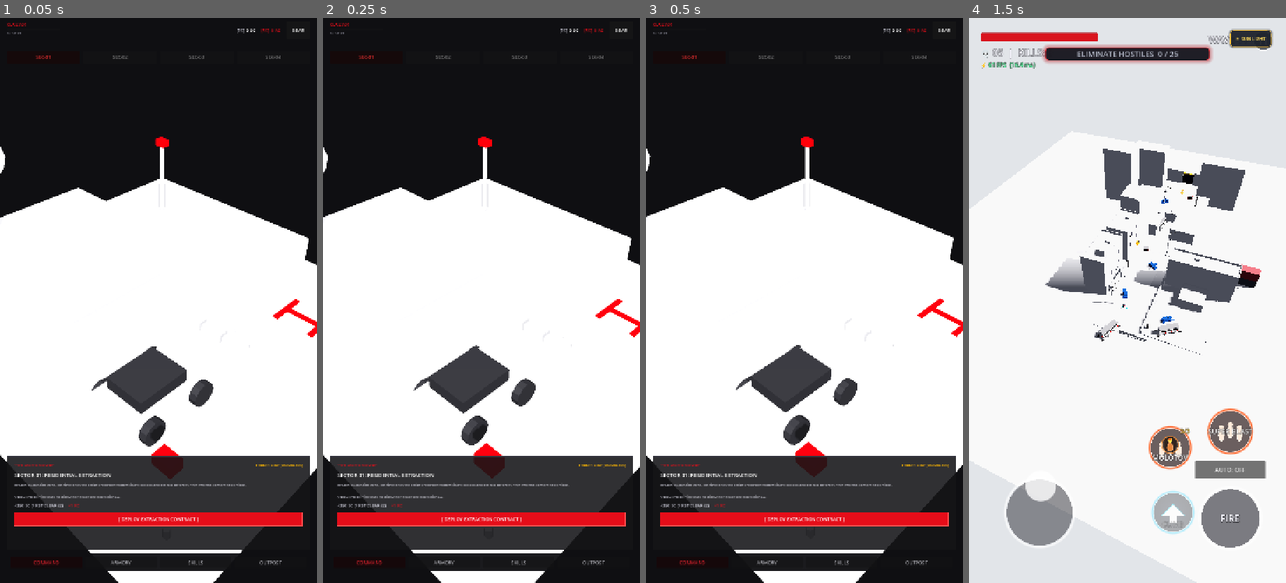
Above: before the commit, frames 1-4 (left to right).
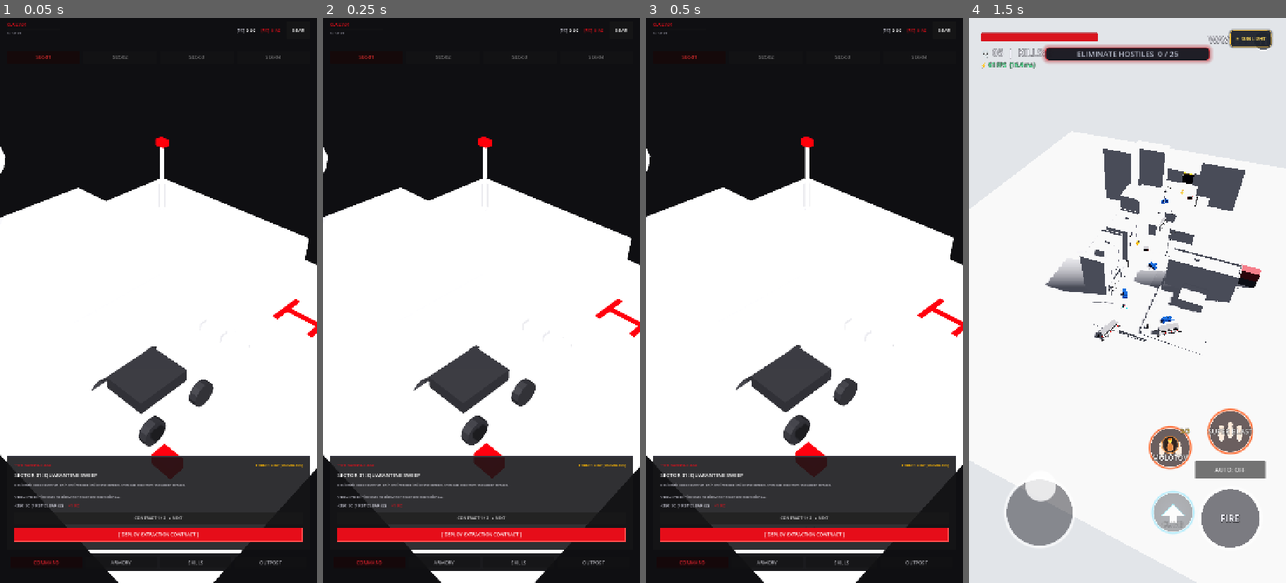
Above: after the commit, the same moments.

Repository: saitejatalari7/Zombie
Game: Godot game, scene res://scenes/ui/outpost_hub.tscn
Same seed, same stepped clock (60 frames per second), same inputs: the game is played once before the commit and once after it.
Inputs (mouse positions are in pixels of both pictures, inside the frame that each line leads up to):
- Up to frame 1 (0.05 s): no input
- Up to frame 2 (0.25 s): no input
- Up to frame 3 (0.5 s): no input
- Up to frame 4 (1.5 s): click "[ DEPLOY EXTRACTION CONTRACT ]" at 0.5 s; tap Enter at 1.25 s; drag from (1038, 515) to (1159, 176) at 1.27 s

The runs differ from the first frame. In frame 1, 4.8% of the frame differs, in the area x 4-96%, y 79-93%; in frame 2, 4.8%; in frame 3, 4.8%; in frame 4, nothing differs.

Commit message:
M1.3: Job system + Asset Recovery contract
- Contracts are now a list per sector; each names a "job". The Command
  Board gets a "CONTRACT x / y > NEXT" button to pick between them
- New scripts/jobs/: MissionJob base (objective + HUD status only; main.gd
  keeps the shared LZ / evac / debrief / death flow), KillQuotaJob (the
  existing sweep loop) and AssetRecoveryJob
- Asset Recovery: the flight recorder spawns at a random ObjectiveSpawns
  marker with an amber beacon; the HUD shows its distance; picking it up
  unlocks the LZ and slows the carrier
- Runners stop following blood scent and hunt the player while the
  recorder is carried
- Sector 1 now offers "Quarantine Sweep" and "Flight Recorder Recovery"
- Payouts and debrief use the deployed contract, not the sector default

Co-Authored-By: Claude Opus 5.5 <noreply@anthropic.com>
Claude-Session: https://claude.ai/code/session_01BT3vCbPdC4aKLDQCTu5m96

Diff:
--- a/scripts/game_manager.gd
+++ b/scripts/game_manager.gd
@@ -24,53 +24,83 @@
 const SAVE_KEY := "CR1MS0N_PR0T0C0L_K3Y"
 const SAVE_VERSION := 2
 
-## Contract dossiers per Sector. Single source of truth for the Command Board
-## text AND the actual payout, so the hub can never advertise one reward and pay another.
+## Contract dossiers per Sector (a list: the Command Board lets the player pick one).
+## Single source of truth for the board text AND the actual payout, so the hub can
+## never advertise one reward and pay another. "job" selects the MissionJob script.
 const CONTRACTS: Dictionary = {
-	1: {
-		"title": "SECTOR 01: RESIDENTIAL EXTRACTION",
-		"desc": "Breach quarantine zone. Retrieve encrypted flight recorder from military lockbox and extract before runner swarms corner the corridor.",
-		"type": "TYPE: ASSET RECOVERY",
-		"threat": "THREAT: LOW [SHAMBLERS]",
-		"payout_sc": 350,
-		"payout_rc": 1,
-		"xp": 120,
-		"kills_required": 25,
-		"is_night": false,
-	},
-	2: {
-		"title": "SECTOR 02: COMMERCIAL TRANSIT RESCUE",
-		"desc": "Locate barricaded survivor medic in transit terminal. Escort VIP to helipad across high-density runner corridors.",
-		"type": "TYPE: VIP ESCORT",
-		"threat": "THREAT: MEDIUM [RUNNERS]",
-		"payout_sc": 600,
-		"payout_rc": 2,
-		"xp": 260,
-		"kills_required": 35,
-		"is_night": false,
-	},
-	3: {
-		"title": "SECTOR 03: BLACKOUT SILO PURGE",
-		"desc": "Night Operations mandatory. Restore power to emergency generators using gun torch, purge Crimson Boss, extract via flare.",
-		"type": "TYPE: NIGHT PURGE",
-		"threat": "THREAT: SEVERE [NIGHT OPS]",
-		"payout_sc": 950,
-		"payout_rc": 3,
-		"xp": 450,
-		"kills_required": 45,
-		"is_night": true,
-	},
-	4: {
-		"title": "SECTOR 04: CRIMSON BIO-COMPLEX",
-		"desc": "Infiltrate deep containment lab. Plant centrifuge extractors on biomass nodes, defend against 3-wave containment breach, harvest cores.",
-		"type": "TYPE: BIO-LAB HARVEST",
-		"threat": "THREAT: CRITICAL [BOSS BREACH]",
-		"payout_sc": 1500,
-		"payout_rc": 6,
-		"xp": 700,
-		"kills_required": 60,
-		"is_night": false,
-	},
+	1: [
+		{
+			"id": "s1_sweep",
+			"job": "kill_quota",
+			"title": "SECTOR 01: QUARANTINE SWEEP",
+			"desc": "Residential block overrun. Thin the infected inside the cordon, then call evac from the upper terrace.",
+			"type": "TYPE: SWEEP & CLEAR",
+			"threat": "THREAT: LOW [SHAMBLERS]",
+			"payout_sc": 350,
+			"payout_rc": 1,
+			"xp": 120,
+			"kills_required": 25,
+			"is_night": false,
+		},
+		{
+			"id": "s1_recovery",
+			"job": "asset_recovery",
+			"title": "SECTOR 01: FLIGHT RECORDER RECOVERY",
+			"desc": "Retrieve the encrypted flight recorder from the quarantine zone and extract before runner swarms corner you. Carrying it slows you down and draws the runners.",
+			"type": "TYPE: ASSET RECOVERY",
+			"threat": "THREAT: LOW [RUNNERS HUNT CARRIER]",
+			"payout_sc": 420,
+			"payout_rc": 2,
+			"xp": 150,
+			"kills_required": 0,
+			"is_night": false,
+		},
+	],
+	2: [
+		{
+			"id": "s2_rescue",
+			"job": "kill_quota",
+			"title": "SECTOR 02: COMMERCIAL TRANSIT RESCUE",
+			"desc": "Locate barricaded survivor medic in transit terminal. Escort VIP to helipad across high-density runner corridors.",
+			"type": "TYPE: VIP ESCORT",
+			"threat": "THREAT: MEDIUM [RUNNERS]",
+			"payout_sc": 600,
+			"payout_rc": 2,
+			"xp": 260,
+			"kills_required": 35,
+			"is_night": false,
+		},
+	],
+	3: [
+		{
+			"id": "s3_purge",
+			"job": "kill_quota",
+			"title": "SECTOR 03: BLACKOUT SILO PURGE",
+			"desc": "Night Operations mandatory. Restore power to emergency generators using gun torch, purge Crimson Boss, extract via flare.",
+			"type": "TYPE: NIGHT PURGE",
+			"threat": "THREAT: SEVERE [NIGHT OPS]",
+			"payout_sc": 950,
+			"payout_rc": 3,
+			"xp": 450,
+			"kills_required": 45,
+			"is_night": true,
+		},
+	],
+	4: [
+		{
+			"id": "s4_harvest",
+			"job": "kill_quota",
+			"title": "SECTOR 04: CRIMSON BIO-COMPLEX",
+			"desc": "Infiltrate deep containment lab. Plant centrifuge extractors on biomass nodes, defend against 3-wave containment breach, harvest cores.",
+			"type": "TYPE: BIO-LAB HARVEST",
+			"threat": "THREAT: CRITICAL [BOSS BREACH]",
+			"payout_sc": 1500,
+			"payout_rc": 6,
+			"xp": 700,
+			"kills_required": 60,
+			"is_night": false,
+		},
+	],
 }
 
 ## Per-kill bounty (SC, unbanked until extraction) and XP.
@@ -227,13 +257,26 @@
 
 
 # ─── In-Run Loot & Combat Tracking ─────────────────────────────────────────────
-func get_contract(sector_id: int) -> Dictionary:
+func get_contracts(sector_id: int) -> Array:
 	return CONTRACTS.get(sector_id, CONTRACTS[1])
 
 
+func get_contract(sector_id: int, index: int = 0) -> Dictionary:
+	var list := get_contracts(sector_id)
+	return list[clampi(index, 0, list.size() - 1)]
+
+
+## The contract being played: whatever the Command Board deployed, or the sector's
+## first contract when main.tscn is launched directly from the editor.
+func get_active_contract() -> Dictionary:
+	if not current_contract.is_empty():
+		return current_contract
+	return get_contract(current_sector)
+
+
 ## Contract SC payout after the Comms Array bonus (what the board should advertise).
-func get_contract_payout_sc(sector_id: int) -> int:
-	var base: int = get_contract(sector_id)["payout_sc"]
+func get_contract_payout_sc(contract: Dictionary) -> int:
+	var base: int = contract["payout_sc"]
 	var mult := 1.0 + COMMS_PAYOUT_BONUS_PER_TIER * float(get_outpost_level("comms_array"))
 	return int(round(float(base) * mult))
 
@@ -321,10 +364,10 @@
 	run_active = false
 
 	var sector := current_sector
-	var contract := get_contract(sector)
+	var contract := get_active_contract()
 	var first_clear := not is_sector_cleared(sector)
 	var mult := FIRST_CLEAR_MULTIPLIER if first_clear else 1
-	var contract_sc := get_contract_payout_sc(sector) * mult
+	var contract_sc := get_contract_payout_sc(contract) * mult
 	var contract_rc: int = contract["payout_rc"]
 	var contract_xp: int = int(contract["xp"]) * mult
 
@@ -381,7 +424,7 @@
 	return {
 		"success": success,
 		"sector": current_sector,
-		"title": get_contract(current_sector)["title"],
+		"title": get_active_contract()["title"],
 		"kills": in_run_kills.duplicate(),
 		"kill_count": get_run_kill_count(),
 	}
--- /dev/null
+++ b/scripts/jobs/asset_recovery_job.gd
@@ -0,0 +1,52 @@
+extends MissionJob
+class_name AssetRecoveryJob
+## Asset Recovery: the flight recorder spawns at a random "ObjectiveSpawns" marker.
+## Picking it up unlocks the LZ; while carried it slows the player (ObjectiveCase)
+## and runners hunt the carrier instead of following blood trails (Zombie).
+
+const CASE_SCENE := preload("res://scenes/objective_case.tscn")
+const OBJECTIVE_COLOR := Color(1.0, 0.72, 0.0)
+
+var case_node: ObjectiveCase = null
+var _status_timer: float = 0.0
+
+
+func start() -> void:
+	var spots := sector.get_marker_nodes("ObjectiveSpawns")
+	var pos: Vector3
+	if spots.is_empty():
+		push_warning("[AssetRecoveryJob] Sector has no ObjectiveSpawns markers; placing the case 20 m ahead of the player")
+		pos = player.global_position + Vector3(0.0, 0.0, -20.0)
+	else:
+		pos = spots[randi() % spots.size()].global_position
+
+	case_node = CASE_SCENE.instantiate()
+	sector.add_child(case_node)
+	case_node.global_position = pos
+	case_node.case_secured.connect(_on_case_secured)
+	case_node.add_child(make_beacon(Color(OBJECTIVE_COLOR, 0.3), 1.6))
+	_update_status()
+
+
+func _process(delta: float) -> void:
+	if met:
+		return
+	_status_timer -= delta
+	if _status_timer <= 0.0:
+		_status_timer = 0.25
+		_update_status()
+
+
+func _update_status() -> void:
+	if not is_instance_valid(case_node) or not is_instance_valid(player):
+		return
+	var dist := player.global_position.distance_to(case_node.global_position)
+	status_changed.emit("RECOVER THE FLIGHT RECORDER  ◆ %dm" % int(dist), OBJECTIVE_COLOR)
+
+
+func _on_case_secured(_p: Player) -> void:
+	_complete()
+
+
+func get_locked_hint() -> String:
+	return "Recover the flight recorder before evac"
--- /dev/null
+++ b/scripts/jobs/kill_quota_job.gd
@@ -0,0 +1,23 @@
+extends MissionJob
+class_name KillQuotaJob
+## Sweep & Clear: the LZ unlocks once the contract's kill quota is reached.
+
+var kills_required: int = 25
+
+
+func start() -> void:
+	kills_required = int(contract.get("kills_required", 25))
+	on_run_kills_changed(0)
+
+
+func on_run_kills_changed(run_kills: int) -> void:
+	if met:
+		return
+	if run_kills >= kills_required:
+		_complete()
+		return
+	status_changed.emit("ELIMINATE HOSTILES  %d / %d" % [run_kills, kills_required], Color.WHITE)
+
+
+func get_locked_hint() -> String:
+	return "Eliminate %d hostiles before evac" % kills_required
--- /dev/null
+++ b/scripts/jobs/mission_job.gd
@@ -0,0 +1,83 @@
+extends Node
+class_name MissionJob
+## MissionJob.gd
+## Base class for contract objectives. Main owns the shared mission flow
+## (LZ, evac, debrief, death); a job only decides when the LZ unlocks and
+## what the HUD objective pill says. Add a job type: subclass this and
+## register its id in create().
+
+signal objective_met()
+signal status_changed(text: String, color: Color)
+
+var contract: Dictionary = {}
+var sector: SectorBase = null
+var player: Player = null
+var met: bool = false
+
+
+static func create(job_id: String) -> MissionJob:
+	match job_id:
+		"asset_recovery":
+			return AssetRecoveryJob.new()
+	return KillQuotaJob.new()
+
+
+func setup(p_contract: Dictionary, p_sector: SectorBase, p_player: Player) -> void:
+	contract = p_contract
+	sector = p_sector
+	player = p_player
+
+
+## Called once the job is in the tree and the run has started.
+func start() -> void:
+	pass
+
+
+func on_run_kills_changed(_run_kills: int) -> void:
+	pass
+
+
+## Second line of the "LZ LOCKED" banner.
+func get_locked_hint() -> String:
+	return "Complete the objective before evac"
+
+
+func _complete() -> void:
+	if met:
+		return
+	met = true
+	objective_met.emit()
+
+
+## Translucent light column + ground pad used to mark objectives and the LZ.
+static func make_beacon(color: Color, pad_radius: float = 3.0) -> Node3D:
+	var root := Node3D.new()
+	root.name = "Beacon"
+	var mat := StandardMaterial3D.new()
+	mat.shading_mode = BaseMaterial3D.SHADING_MODE_UNSHADED
+	mat.transparency = BaseMaterial3D.TRANSPARENCY_ALPHA
+	mat.albedo_color = color
+	mat.cull_mode = BaseMaterial3D.CULL_DISABLED
+
+	var beam_mesh := CylinderMesh.new()
+	beam_mesh.top_radius = 0.6
+	beam_mesh.bottom_radius = 0.6
+	beam_mesh.height = 14.0
+	beam_mesh.material = mat
+	var beam := MeshInstance3D.new()
+	beam.mesh = beam_mesh
+	beam.position = Vector3(0.0, 7.0, 0.0)
+	beam.cast_shadow = GeometryInstance3D.SHADOW_CASTING_SETTING_OFF
+	root.add_child(beam)
+
+	var pad_mesh := CylinderMesh.new()
+	pad_mesh.top_radius = pad_radius
+	pad_mesh.bottom_radius = pad_radius
+	pad_mesh.height = 0.04
+	pad_mesh.material = mat
+	var pad := MeshInstance3D.new()
+	pad.mesh = pad_mesh
+	pad.position = Vector3(0.0, 0.05, 0.0)
+	pad.cast_shadow = GeometryInstance3D.SHADOW_CASTING_SETTING_OFF
+	root.add_child(pad)
+	return root
--- a/scripts/main.gd
+++ b/scripts/main.gd
@@ -23,7 +23,7 @@
 var active_sector_node: SectorBase = null
 
 # ─── Mission State ───
-var kills_required: int = 25
+var job: MissionJob = null
 var objective_complete: bool = false
 var mission_over: bool = false
 var extraction_area: Area3D = null
@@ -112,16 +112,23 @@
 
 		print("[Main] Sector %d loaded successfully: %s" % [sector_id, active_sector_node.sector_name])
 
-# ─── Mission Flow: clear quota → extraction unlocks → reach LZ → debrief ───
-func _start_mission(sector_id: int) -> void:
+# ─── Mission Flow: job objective → extraction unlocks → reach LZ → debrief ───
+func _start_mission(_sector_id: int) -> void:
 	var gm = get_node_or_null("/root/GameManager")
 	if not gm:
 		return
-	kills_required = gm.get_contract(sector_id)["kills_required"]
+	var contract: Dictionary = gm.get_active_contract()
 	gm.start_mission_run()
-	gm.in_run_kills_changed.connect(_on_run_kills_changed)
+
+	job = MissionJob.create(contract.get("job", "kill_quota"))
+	job.name = "MissionJob"
+	job.setup(contract, active_sector_node, player)
+	add_child(job)
+	job.status_changed.connect(_on_job_status_changed)
+	job.objective_met.connect(_on_objective_met)
+	gm.in_run_kills_changed.connect(job.on_run_kills_changed)
 	player.died.connect(_on_player_died)
-	_on_run_kills_changed(0)
+	job.start()
 
 func _configure_extraction_zone(area: Area3D) -> void:
 	# Player lives on physics layer 2; sector scenes only listened on layer 1.
@@ -141,49 +148,24 @@
 		area.add_child(col)
 
 	# Evac beacon: hidden until the contract objective is met
-	extraction_marker = Node3D.new()
+	extraction_marker = MissionJob.make_beacon(Color(1.0, 0.05, 0.12, 0.28))
 	extraction_marker.name = "EvacBeacon"
 	area.add_child(extraction_marker)
-	var mat := StandardMaterial3D.new()
-	mat.shading_mode = BaseMaterial3D.SHADING_MODE_UNSHADED
-	mat.transparency = BaseMaterial3D.TRANSPARENCY_ALPHA
-	mat.albedo_color = Color(1.0, 0.05, 0.12, 0.28)
-	mat.cull_mode = BaseMaterial3D.CULL_DISABLED
-	var beam_mesh := CylinderMesh.new()
-	beam_mesh.top_radius = 0.6
-	beam_mesh.bottom_radius = 0.6
-	beam_mesh.height = 14.0
-	beam_mesh.material = mat
-	var beam := MeshInstance3D.new()
-	beam.mesh = beam_mesh
-	beam.position = Vector3(0.0, 7.0, 0.0)
-	beam.cast_shadow = GeometryInstance3D.SHADOW_CASTING_SETTING_OFF
-	extraction_marker.add_child(beam)
-	var pad_mesh := CylinderMesh.new()
-	pad_mesh.top_radius = 3.0
-	pad_mesh.bottom_radius = 3.0
-	pad_mesh.height = 0.04
-	pad_mesh.material = mat
-	var pad := MeshInstance3D.new()
-	pad.mesh = pad_mesh
-	pad.position = Vector3(0.0, 0.05, 0.0)
-	pad.cast_shadow = GeometryInstance3D.SHADOW_CASTING_SETTING_OFF
-	extraction_marker.add_child(pad)
 	extraction_marker.visible = false
 
-func _on_run_kills_changed(run_kills: int) -> void:
+func _on_job_status_changed(text: String, color: Color) -> void:
+	if not objective_complete and not mission_over:
+		hud.set_mission_status(text, color)
+
+func _on_objective_met() -> void:
 	if objective_complete or mission_over:
 		return
-	if run_kills < kills_required:
-		hud.set_mission_status("ELIMINATE HOSTILES  %d / %d" % [run_kills, kills_required])
-		return
-
 	objective_complete = true
 	hud.set_mission_status("EVAC UNLOCKED — REACH THE LZ ▲", Color(1.0, 0.8, 0.1))
-	hud.show_banner("⚡ ZONE CLEARED — EVAC UNLOCKED", "Follow the red beacon to the extraction LZ ➔")
+	hud.show_banner("⚡ OBJECTIVE COMPLETE — EVAC UNLOCKED", "Follow the red beacon to the extraction LZ ➔")
 	if is_instance_valid(extraction_marker):
 		extraction_marker.visible = true
-	# Already standing in the LZ when the quota completes
+	# Already standing in the LZ when the objective completes
 	if extraction_area and extraction_area.overlaps_body(player):
 		_on_extraction_zone_entered(player)
 
@@ -191,7 +173,7 @@
 	if body != player or mission_over or player.is_dead:
 		return
 	if not objective_complete:
-		hud.show_banner("LZ LOCKED", "Eliminate %d hostiles before evac" % kills_required)
+		hud.show_banner("LZ LOCKED", job.get_locked_hint() if job else "")
 		return
 
 	mission_over = true
--- a/scripts/outpost_hub.gd
+++ b/scripts/outpost_hub.gd
@@ -84,6 +84,8 @@
 
 # ─── State ─────────────────────────────────────────────────────────────────────
 var selected_sector: int = 1
+var selected_contract_index: int = 0
+var next_contract_btn: Button = null
 var selected_weapon: String = "assault_carbine"
 var _weapon_models: Dictionary = {}
 var _active_weapon_mesh: Node3D = null
@@ -259,26 +261,39 @@
 
 
 # ─── Command Board (Sectors & Deploy) ─────────────────────────────────────────
-func select_sector(sector_id: int) -> void:
+func select_sector(sector_id: int, contract_index: int = 0) -> void:
 	var gm = get_node_or_null("/root/GameManager")
 	var max_sec: int = gm.highest_sector_unlocked if gm else 1
 	if sector_id > max_sec:
 		return  # Locked
 
 	selected_sector = sector_id
+	selected_contract_index = contract_index
 
 	# Contract dossier comes from GameManager so advertised reward == actual payout
 	if gm:
-		var c: Dictionary = gm.get_contract(sector_id)
+		var contracts: Array = gm.get_contracts(sector_id)
+		selected_contract_index = clampi(contract_index, 0, contracts.size() - 1)
+		var c: Dictionary = contracts[selected_contract_index]
 		contract_title.text = c["title"]
-		contract_desc.text = "%s\n\nOBJECTIVE: Eliminate %d hostiles, then reach the extraction LZ." % [c["desc"], c["kills_required"]]
+		var objective: String
+		match c.get("job", "kill_quota"):
+			"asset_recovery":
+				objective = "Recover the flight recorder, then reach the extraction LZ."
+			_:
+				objective = "Eliminate %d hostiles, then reach the extraction LZ." % c["kills_required"]
+		contract_desc.text = "%s\n\nOBJECTIVE: %s" % [c["desc"], objective]
 		contract_type_badge.text = c["type"]
 		contract_threat_label.text = c["threat"]
-		var sc_text := "+%d SC" % gm.get_contract_payout_sc(sector_id)
+		var sc_text := "+%d SC" % gm.get_contract_payout_sc(c)
 		if not gm.is_sector_cleared(sector_id):
 			sc_text += " (FIRST CLEAR x2)"
 		contract_reward_sc.text = sc_text
 		contract_reward_rc.text = "+%d RC" % c["payout_rc"]
+
+		if next_contract_btn:
+			next_contract_btn.visible = contracts.size() > 1
+			next_contract_btn.text = "CONTRACT %d / %d   ▸ NEXT" % [selected_contract_index + 1, contracts.size()]
 
 	_refresh_sector_locks()
 
@@ -308,7 +323,7 @@
 	var gm = get_node_or_null("/root/GameManager")
 	if gm:
 		gm.current_sector = selected_sector
-		gm.current_contract = gm.get_contract(selected_sector).duplicate()
+		gm.current_contract = gm.get_contract(selected_sector, selected_contract_index).duplicate()
 		gm.current_contract["sector"] = selected_sector
 
 	var dnm = get_node_or_null("/root/DayNightManager")
@@ -587,7 +602,7 @@
 
 func _on_outpost_upgraded(_fac: String, _lv: int) -> void:
 	_refresh_base_upgrades()
-	select_sector(selected_sector)
+	select_sector(selected_sector, selected_contract_index)
 
 
 # ─── Responsive Layout (Portrait vs Landscape) ────────────────────────────────
@@ -659,6 +674,20 @@
 	sector_4_btn.pressed.connect(func(): select_sector(4))
 	deploy_btn.pressed.connect(_on_deploy_pressed)
 
+	# Cycle between the sector's contracts (inserted above the Deploy button)
+	next_contract_btn = Button.new()
+	next_contract_btn.name = "NextContractBtn"
+	next_contract_btn.custom_minimum_size = Vector2(0, 40)
+	next_contract_btn.add_theme_font_size_override("font_size", 14)
+	next_contract_btn.pressed.connect(func(): select_sector(selected_sector, selected_contract_index + 1 if selected_contract_index + 1 < _contract_count() else 0))
+	deploy_btn.get_parent().add_child(next_contract_btn)
+	deploy_btn.get_parent().move_child(next_contract_btn, deploy_btn.get_index())
+
+
+func _contract_count() -> int:
+	var gm = get_node_or_null("/root/GameManager")
+	return gm.get_contracts(selected_sector).size() if gm else 1
+
 
 func _connect_armory() -> void:
 	weapon_carbine_btn.pressed.connect(func(): select_weapon("assault_carbine"))
--- a/scripts/zombie.gd
+++ b/scripts/zombie.gd
@@ -222,7 +222,8 @@
 
 	# Direction towards player or blood scent
 	var target_pos := target_player.global_position
-	if is_in_group("runners") and BloodManager.instance:
+	# Runners track blood scent, except when the player carries the objective: then they hunt the carrier
+	if is_in_group("runners") and BloodManager.instance and not target_player.carrying_objective:
 		var scent := BloodManager.instance.get_nearest_footprint(global_position, 12.0)
 		if not scent.is_empty():
 			target_pos = scent["pos"]
